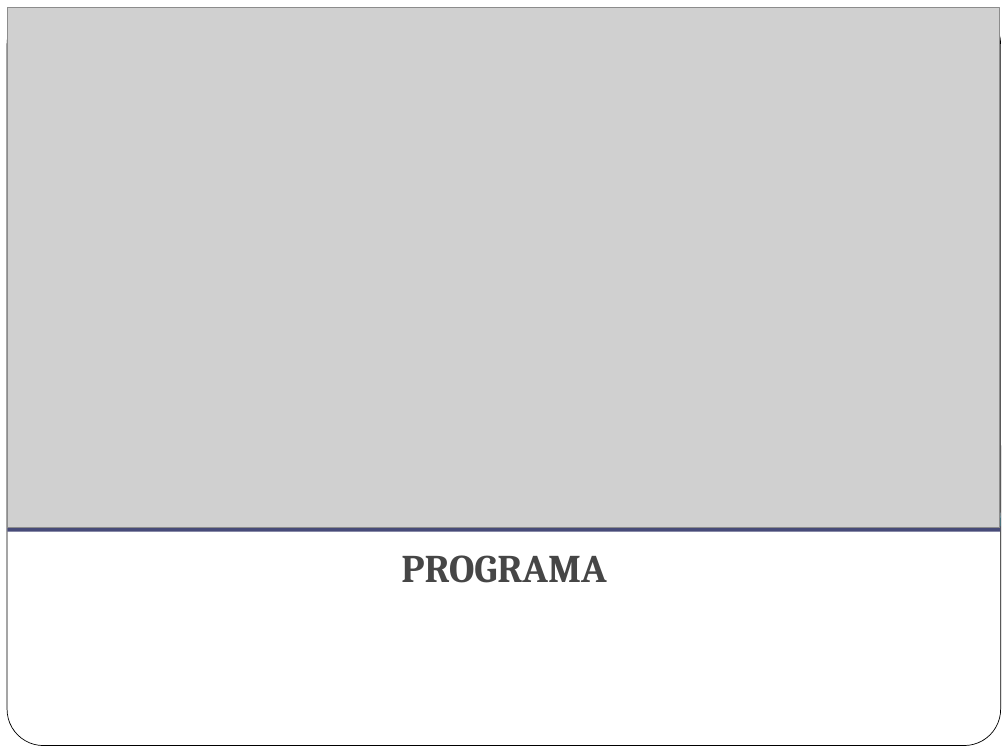
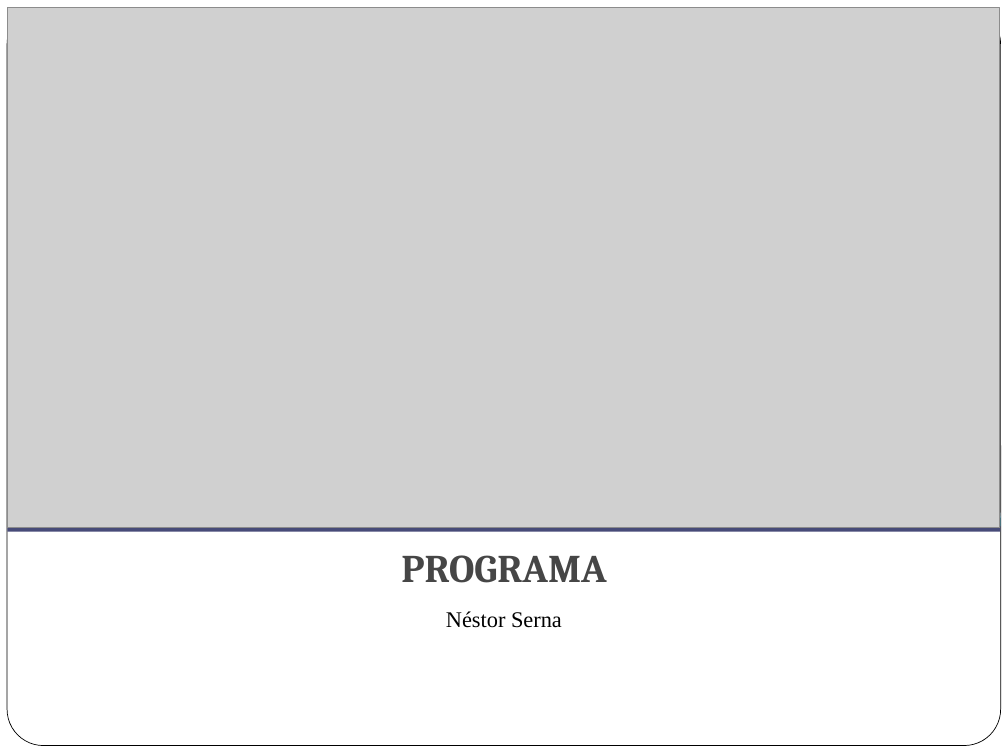
Before and after one commit to paularivero22/Equipo_1_Reto, a slide deck: slide 15 of Presentacion Reto - Equipo 1.pptx (slide 24 before the commit). Drawn at 1008x756 pixels with LibreOffice and Linux fonts; fonts in the diff are those of the drawing; grey boxes stand for pictures. Boxes give left, top, right and bottom in pixels: in the first picture for what was removed or moved away, otherwise in the second. Text is boxed around its words. In the diff, an @@ line names an element or a change of style, - is before the commit and + after.

Commit message:
presentacion

```diff
--- a/Presentacion Reto - Equipo 1.pptx
+++ b/Presentacion Reto - Equipo 1.pptx
@@ text added at (446,611,562,628), 16 pt, text #000000 @@
+Néstor Serna
```
Also in this commit, not shown: 8 other slides changed, 3 slides added, 12 slides removed.
